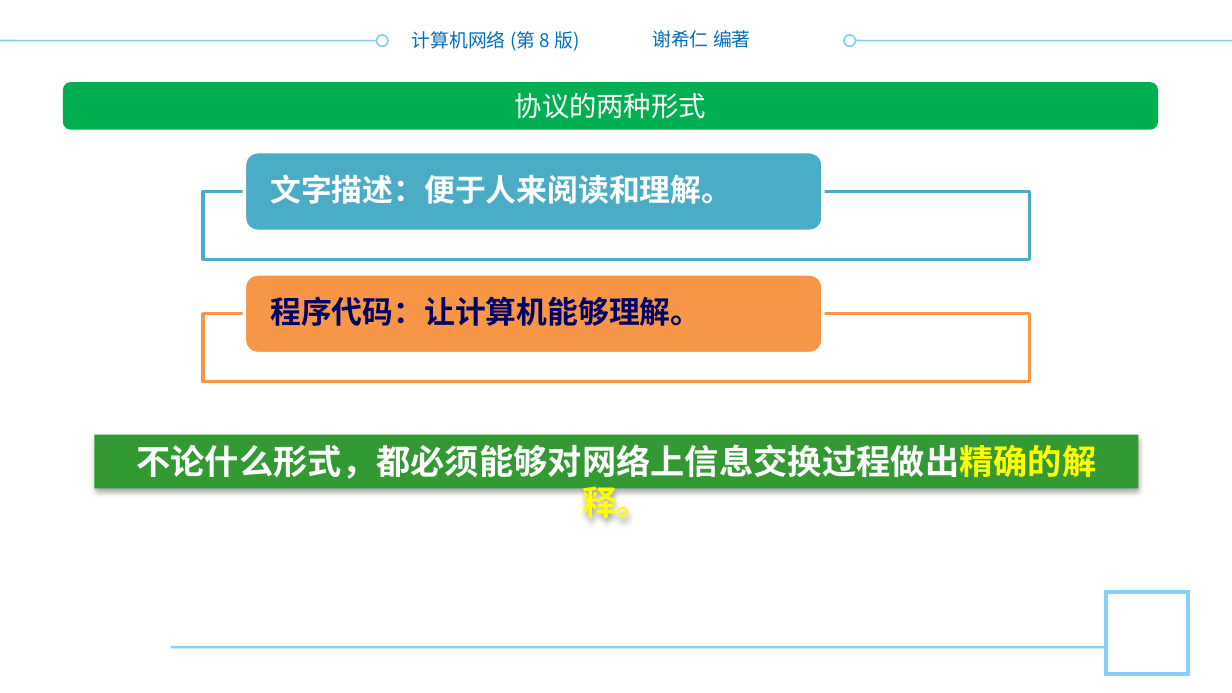
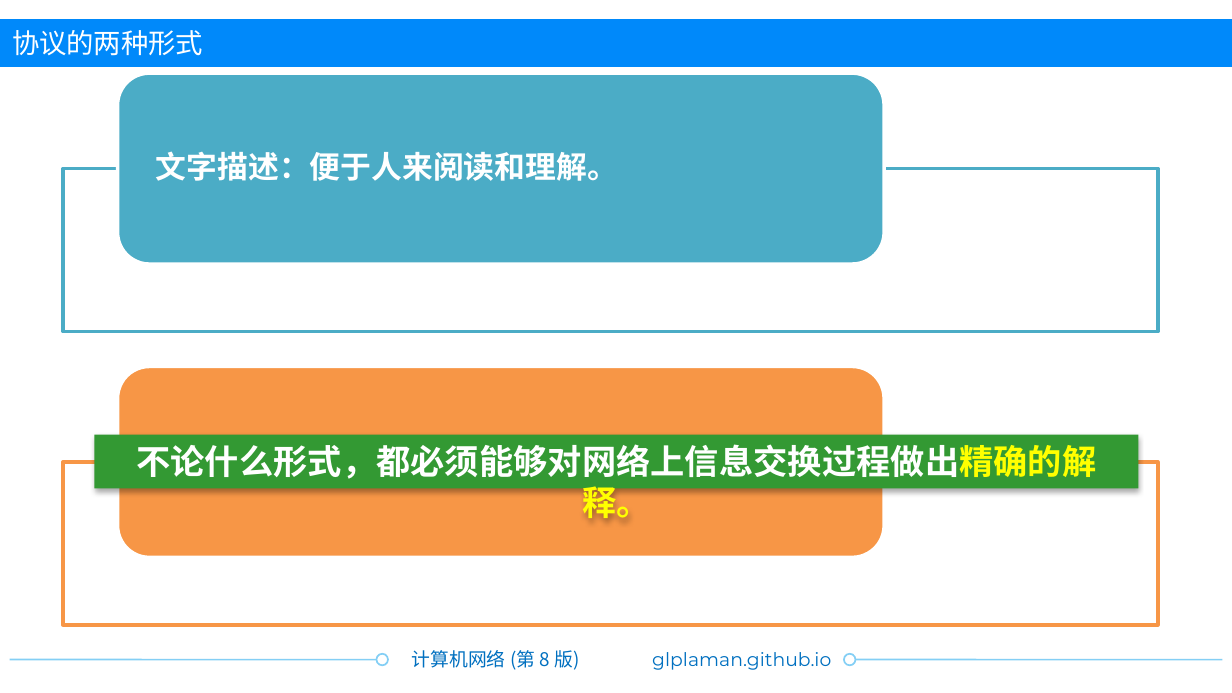
Before and after one commit to glplaman/glplaman.github.io, a slide deck: slide 103 of network/ppt/chap1.pptx (slide 102 before the commit). Drawn at 1232x693 pixels with LibreOffice and Linux fonts; fonts in the diff are those of the drawing; background and template pictures are left out. Boxes give left, top, right and bottom in pixels: in the first picture for what was removed or moved away, otherwise in the second. Text is boxed around its words. In the diff, an @@ line names an element or a change of style, - is before the commit and + after.

```diff
--- a/network/ppt/chap1.pptx
+++ b/network/ppt/chap1.pptx
@@ text "协议的两种形式": place and size @@
-text "协议的两种形式" at [515, 93, 706, 119]
+text "协议的两种形式" at [12, 30, 203, 56]
@@ text "协议的两种形式" at [12, 30, 203, 56]: font Noto Sans CJK SC to Montserrat; alignment centre to left @@
@@ rectangle added at [0, 20, 1232, 68], fill #0089FA @@
@@ rectangle removed at [584, 17, 648, 80] @@
@@ text removed at [652, 30, 751, 48] @@
-谢希仁 编著
@@ rounded rectangle removed at [63, 83, 1158, 131] @@
@@ rounded rectangle: place and size @@
-rounded rectangle at [244, 152, 823, 232]
+rounded rectangle at [117, 73, 883, 264]
@@ text "文字描述：便于人来阅读和理解。": place and size @@
-text "文字描述：便于人来阅读和理解。" at [270, 174, 732, 204]
+text "文字描述：便于人来阅读和理解。" at [156, 151, 618, 181]
@@ rectangle: place and size @@
-rectangle at [203, 192, 1030, 260]
+rectangle at [63, 169, 1158, 331]
@@ rounded rectangle removed at [244, 274, 823, 354] @@
@@ rectangle removed at [203, 314, 1030, 382] @@
@@ rounded rectangle added at [117, 367, 883, 558], fill #F79646, outline #FFFFFF 2 pt @@
@@ text "程序代码：让计算机能够理解。" rewrapped from [270, 296, 701, 326] to [156, 445, 587, 479] @@
@@ rectangle added at [63, 462, 1158, 625], fill #FFFFFF at 90% opacity, outline #F79646 2 pt @@
@@ rectangle removed at [1106, 593, 1189, 675] @@
@@ line moved from (0, 41) - (388, 41) to (10, 659) - (388, 659) @@
@@ line removed from (171, 647) to (1106, 647) @@
@@ text added at [652, 652, 831, 670], 11 pt, text #0070C0 @@
+glplaman.github.io
@@ 2 ellipses, 1 text: place and size @@
-2 ellipses, 1 text at [377, 31, 855, 51]
+2 ellipses, 1 text at [377, 650, 855, 670]
@@ line moved from (844, 41) - (1232, 41) to (844, 659) - (1222, 659) @@
```
Also in this commit, not shown: 148 other slides changed, 1 slide added, 11 other files.
